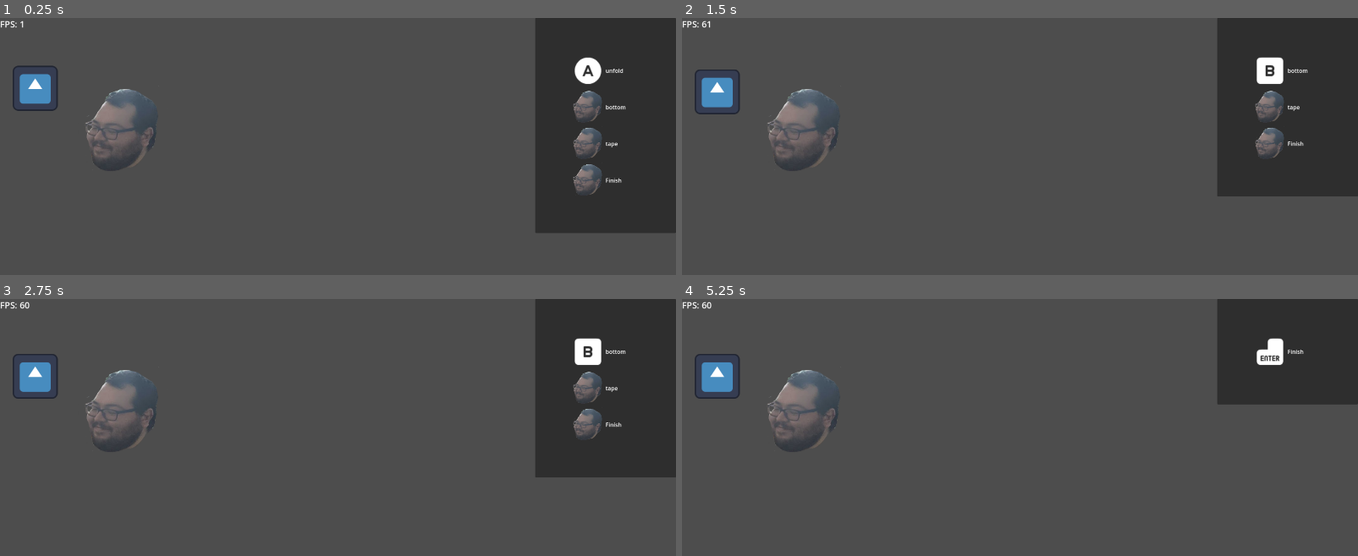
Above: before the commit, frames 1-4 (two rows, left to right).
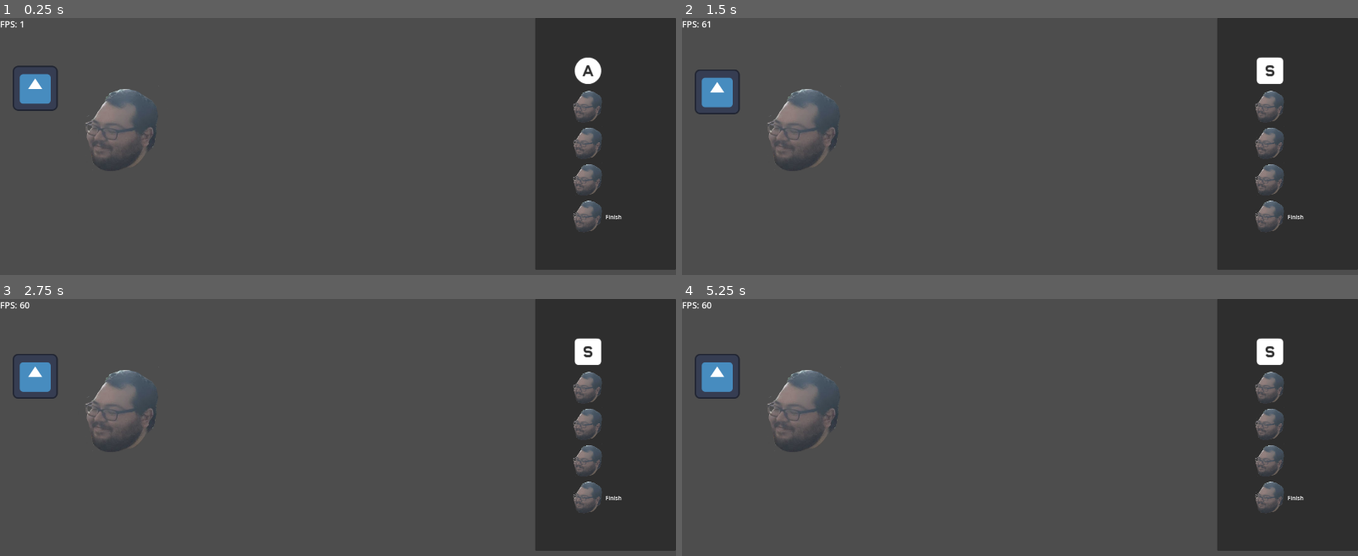
Above: after the commit, the same moments.

Repository: gabeochoa/prime_pressure
Game: Godot game, scene res://scenes/levels/level.tscn
The game is run twice, just before and just after one commit, with the same random seed, the same clock (stepped at 60 frames per second) and the same inputs. The engine's default icon, where the game draws it, is replaced by a stand-in: a white triangle on a blue panel in a dark square.
Inputs (mouse positions are in pixels of both pictures, inside the frame that each line leads up to):
- Up to frame 1 (0.25 s): no input
- Up to frame 2 (1.5 s): tap Enter at 0.5 s; move the mouse to (1074, 151) at 0.52 s; hold W 0.53-1.28 s; tap U at 0.6, 1.35 s; click (1074, 151) at 0.67 s; move the mouse to (1290, 71) at 1.27 s; hold A from 1.28 s (still down); click (1290, 71) at 1.42 s
- Up to frame 3 (2.75 s): tap Space at 2 s; move the mouse to (608, 388) at 2.02 s; release A at 2.03 s; hold W from 2.03 s (still down); tap Z at 2.1 s; click (608, 388) at 2.17 s; tap U at 2.3 s
- Up to frame 4 (5.25 s): tap Enter at 2.75, 2.85, 4.25 s; move the mouse to (1290, 424) at 2.77 s; click (1290, 424) at 2.92 s; tap U at 3.05, 3.8, 4.55 s; tap Space at 3.5, 5 s; move the mouse to (1222, 545) at 3.52 s; release W at 3.53 s; hold A from 3.53 s (still down); tap F at 3.6 s; move the mouse to (817, 432) at 4.27 s; tap B at 4.35 s; move the mouse to (1290, 352) at 5.02 s; tap T at 5.1 s; click (1290, 352) at 5.17 s

The runs differ from the first frame. In frame 1, 3.4% of the frame differs, in the area x 79-100%, y 19-99%; in frame 2, 6.2%; in frame 3, 6.2%; in frame 4, 12%, in the area x 79-100%, y 15-99%.

Commit message:
start to fix the order mode

Diff:
--- a/scenes/levels/action_label.gd
+++ b/scenes/levels/action_label.gd
@@ -13,13 +13,12 @@
 	update_ui()
 
 func update_ui():
-	print("update action label ui ", data.name)
+	#print("update action label ui ", data.name)
 	set_custom_minimum_size(Vector2(200, 100))
 	var image = data.get_image()
 	richLabel.add_image(image, 100, 100)
-	richLabel.add_text(data.name)
-	#if !data.hide_label:
-		#richLabel.add_text(data.name)
+	if !data.hide_label:
+		richLabel.add_text(data.name)
 
 # Called every frame. 'delta' is the elapsed time since the previous frame.
 func _process(_delta):
--- a/scenes/scripts/sophie.gd
+++ b/scenes/scripts/sophie.gd
@@ -1,53 +1,43 @@
 extends Node2D
 
-
-'''
-	open the order
-		order the items  (type the first four letters, or four button presses)
-	wait for the order to be fetched
-	grab box
-		unfold
-		bottom
-		tape
-	place items
-		order the items  (type the first four letters, or four button presses)
-		add paper
-		top
-		tape
-
-	1
-		sham
-		chip
-		toil
-	...
-	g
-		u
-		f
-		t
-	p
-		sham
-		chip
-		toil
-		p
-		t
-'''
-
-
-
-class BoxScreen extends Screen:
-	class BoxUnfold extends ActionListener:
-		func _init():
-			super(
-				ActionData.new()
-				.set_name("unfold")
-				.set_key(KEY_U)
-			)
+class SequentialScreen extends Screen:
+	func next(first_run: bool = false):
+		is_dirty = true
+
+		if !first_run:
+			active_action.data.set_active(false)
+			config.increment_action_index()
+
+		active_action = config.get_current_action()
+		active_action.data.set_active(true)
+
+		print("next_iter, current action is ", active_action.data.name)
+
+	func is_active() -> bool:
+		return !is_complete()
+
+	func is_active_action(action: ActionListener) -> bool:
+		return action.data.name == active_action.data.name
+
+
+class BoxScreen extends SequentialScreen:
+	class BoxAction extends ActionListener:
+		func _init(data: ActionData):
+			super(data)
 
 		func action(screen:Screen):
 			print("on action triggered: ", data.name)
 			screen.next()
 
-	class BoxBottom extends ActionListener:
+	class BoxUnfold extends BoxAction:
+		func _init():
+			super(
+				ActionData.new()
+				.set_name("unfold")
+				.set_key(KEY_U)
+			)
+
+	class BoxBottom extends BoxAction:
 		func _init():
 			super(
 				ActionData.new()
@@ -55,33 +45,13 @@
 				.set_key(KEY_B)
 			)
 
-		func action(screen:Screen):
-			print("on action triggered: ", data.name)
-			screen.next()
-
-	class BoxTape extends ActionListener:
+	class BoxTape extends BoxAction:
 		func _init():
 			super(
 				ActionData.new()
 				.set_name("tape")
 				.set_key(KEY_T)
 			)
-
-		func action(screen:Screen):
-			print("on action triggered: ", data.name)
-			screen.next()
-
-	func next(first_run: bool = false):
-		is_dirty = true
-
-		if !first_run:
-			active_action.data.set_active(false)
-			config.increment_action_index()
-
-		active_action = config.get_current_action()
-		active_action.data.set_active(true)
-
-		print("next_iter, current action is ", active_action.data.name)
 
 	func _init():
 		super("box", ActionGroup.new().add_actions([
@@ -92,16 +62,8 @@
 		]))
 		next(true)
 
-	func is_complete() -> bool:
-		return complete
-
-	func is_active() -> bool:
-		return !is_complete()
-
-	func is_active_action(action: ActionListener) -> bool:
-		return action.data.name == active_action.data.name
-
-class OrderScreen extends Screen:
+
+class OrderScreen extends SequentialScreen:
 	class OrderLetter extends ActionListener:
 		func _init(key: Key):
 			super(
@@ -120,37 +82,19 @@
 		for character in item:
 			var char_as_int: int = character.to_ascii_buffer()[0] - "A".to_ascii_buffer()[0]
 			var key: Key = (char_as_int as Key) + KEY_A
-			#print(" idk char %s %s %s key %s" % [character, character.to_ascii_buffer()[0], char, key])
+			print(" idk char %s %s %s key %s" % [character, character.to_ascii_buffer()[0], char_as_int, key])
 			list.append(OrderLetter.new(key))
 		return list
 
-	func next():
-		is_dirty = true
-		active_action = config.get_current_action()
-
 	func _init():
+		var orders = create_order_letter("SHAM")
+		orders.append(CompleteAction.new())
 		var group = (
 			ActionGroup.new()
-			.add_child(
-				ActionGroup.new().add_actions(
-						create_order_letter("SHAM")
-					)
-			)
-			.add_actions(
-				[CompleteAction.new()]
-			))
+			.add_actions(orders)
+		)
 		super("order", group)
-		next()
-
-	func is_complete() -> bool:
-		return complete
-
-	func is_active() -> bool:
-		return !is_complete()
-
-	func is_active_action(action: ActionListener) -> bool:
-		return action.data.name == active_action.data.name and action.is_active()
-
+		next(true)
 
 var action_index = 0;
 var actions: Array[String] = [
@@ -161,8 +105,8 @@
 ]
 
 var screens: Array = [
-	BoxScreen.new(),
-	#OrderScreen.new(),
+	#BoxScreen.new(),
+	OrderScreen.new(),
 ]
 
 var using_controller: bool = true
@@ -232,7 +176,6 @@
 
 	var actives = get_active_screens()
 	if actives.size() == 0:
-		print("no active screens")
 		for child in children:
 			child.queue_free()
 		return
--- a/screen.gd
+++ b/screen.gd
@@ -29,3 +29,6 @@
 
 func is_not_active() -> bool:
 	return !is_active()
+
+func is_complete() -> bool:
+	return complete
Not shown, added: notes.md
